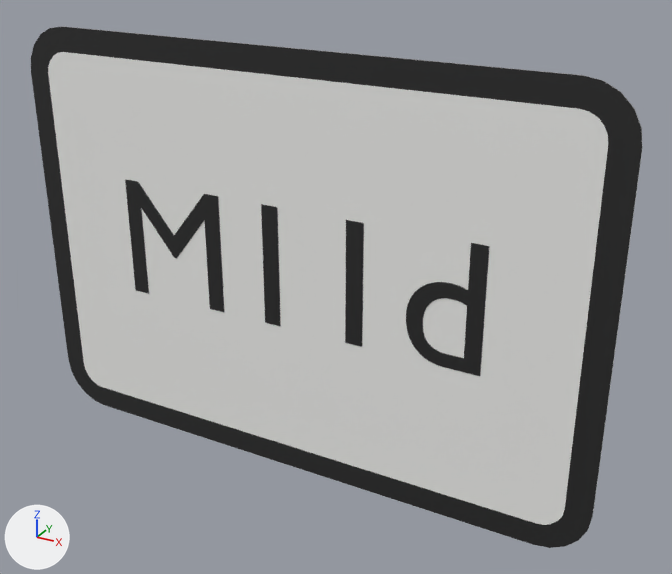
Renders of the glTF model panneaux/11_M_panonceaux/M11d.glb from each side of a commit.
Both versions are drawn from a 50 mm camera at (0.352, -0.568, 0.284) aimed at (0.033, 0.013, -0.007). The lights are fixed; the arrows at lower left show +X, +Y and +Z. The first picture is the older version. Where no turn or scale is listed for an object, it has been applied to the vertices. Vertices at exactly the same position are counted once.

The first picture shows 'M11d_cadre00', 'M11d_fond01', 'M11d_txt02' and 1 more.
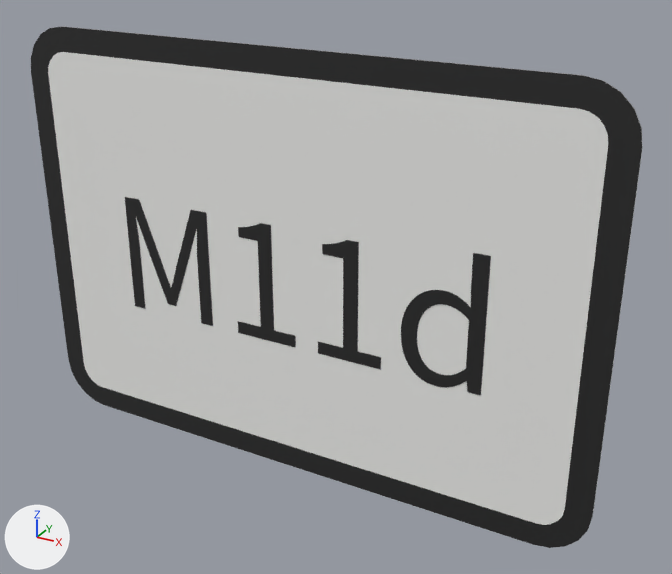
The change in detail:
me_t_468 is used by ob_m11d_txt02; location (0.0, -0.0023, 0.0).
me_t_468 had 202 vertices, 392 faces and spanned x -0.157..0.159, y 0.0, z -0.044..0.056.
me_t_468 now has 428 vertices, 844 faces and spans x -0.16..0.161, y 0.0, z -0.061..0.049.
me_t_468 part 1: the loose piece of 30 vertices spanning x -0.157..-0.064, y 0.0, z -0.044..0.056 is rebuilt with 132 vertices and now spans x -0.16..-0.076, y 0.0, z -0.059..0.041.
me_t_468 part 2: a new loose piece of 44 vertices spanning x 0.025..0.08, y 0.0, z -0.059..0.041, in mat_noir_pictogramme (black #272727).
me_t_468 part 3: a new loose piece of 44 vertices spanning x -0.051..0.004, y 0.0, z -0.059..0.041, in mat_noir_pictogramme (black #272727).
me_t_468 part 4: 2 vertices moved within x 0.115, y 0.0, z -0.002; 162 vertices removed from x 0.049..0.159, y 0.0, z -0.044..0.056; 206 vertices added at x 0.096..0.161, y 0.0, z -0.061..0.049.
me_t_468 part 5: 8 vertices removed from x -0.024..-0.009, y 0.0, z -0.044..0.056.

Location of each change, [x1, y1, x2, y2] in pixels of the pictures (672 x 574 px; the box of a moved part takes in the faces that stretch with it):
'M11d_txt02', reshaped
    before: [125, 179, 489, 376]
    after: [125, 197, 491, 395]
part 1 of me_t_468, rebuilt (11% narrower)
    before: [125, 179, 224, 312]
    after: [125, 197, 213, 326]
part 2 of me_t_468, added (black)
    after: [318, 240, 381, 369]
part 3 of me_t_468, added (black)
    after: [238, 223, 296, 347]
part 4 of me_t_468, moved or reshaped
    before: [345, 220, 489, 376]
    after: [401, 253, 491, 395]
part 5 of me_t_468, deleted (black)
    before: [261, 204, 281, 326]
